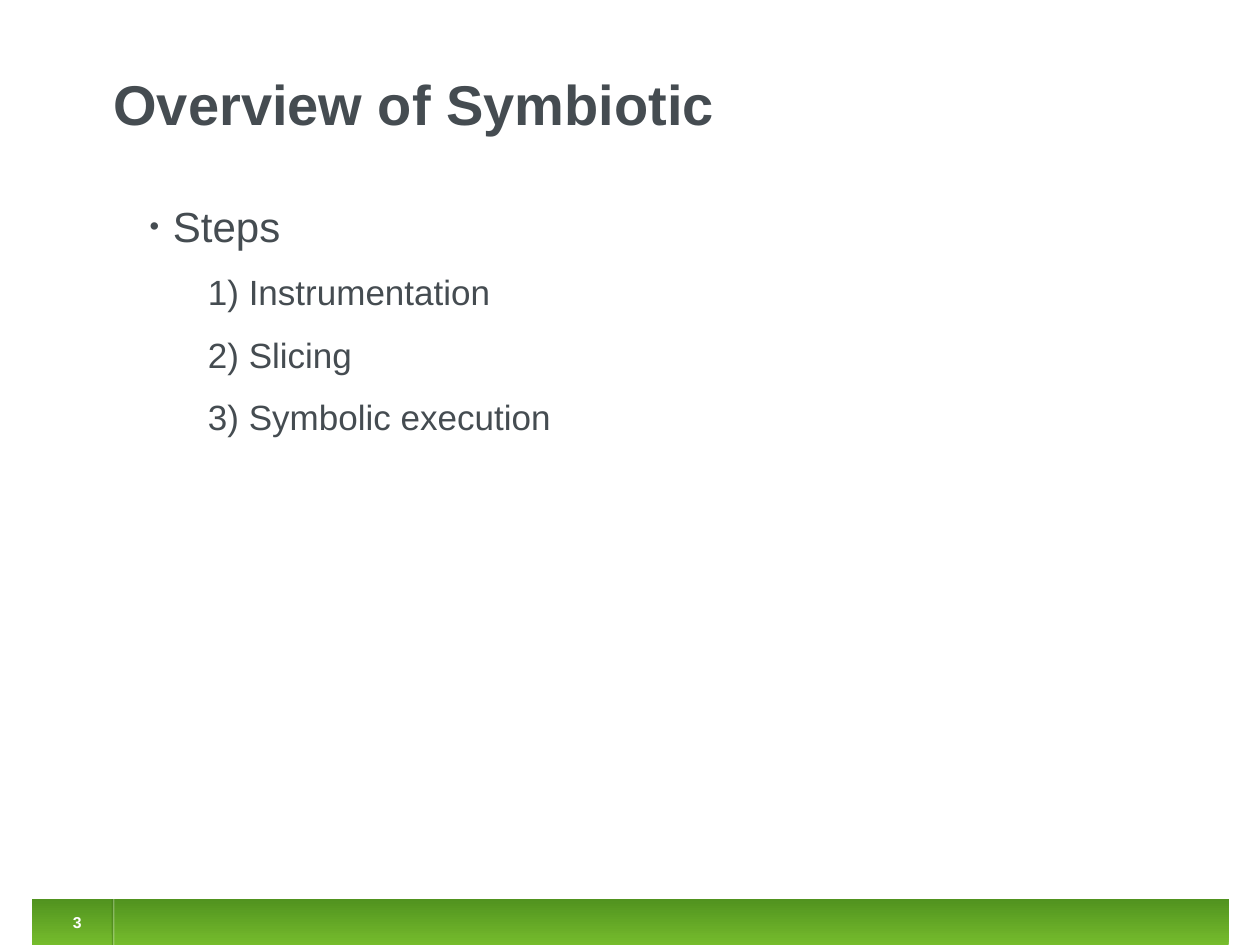
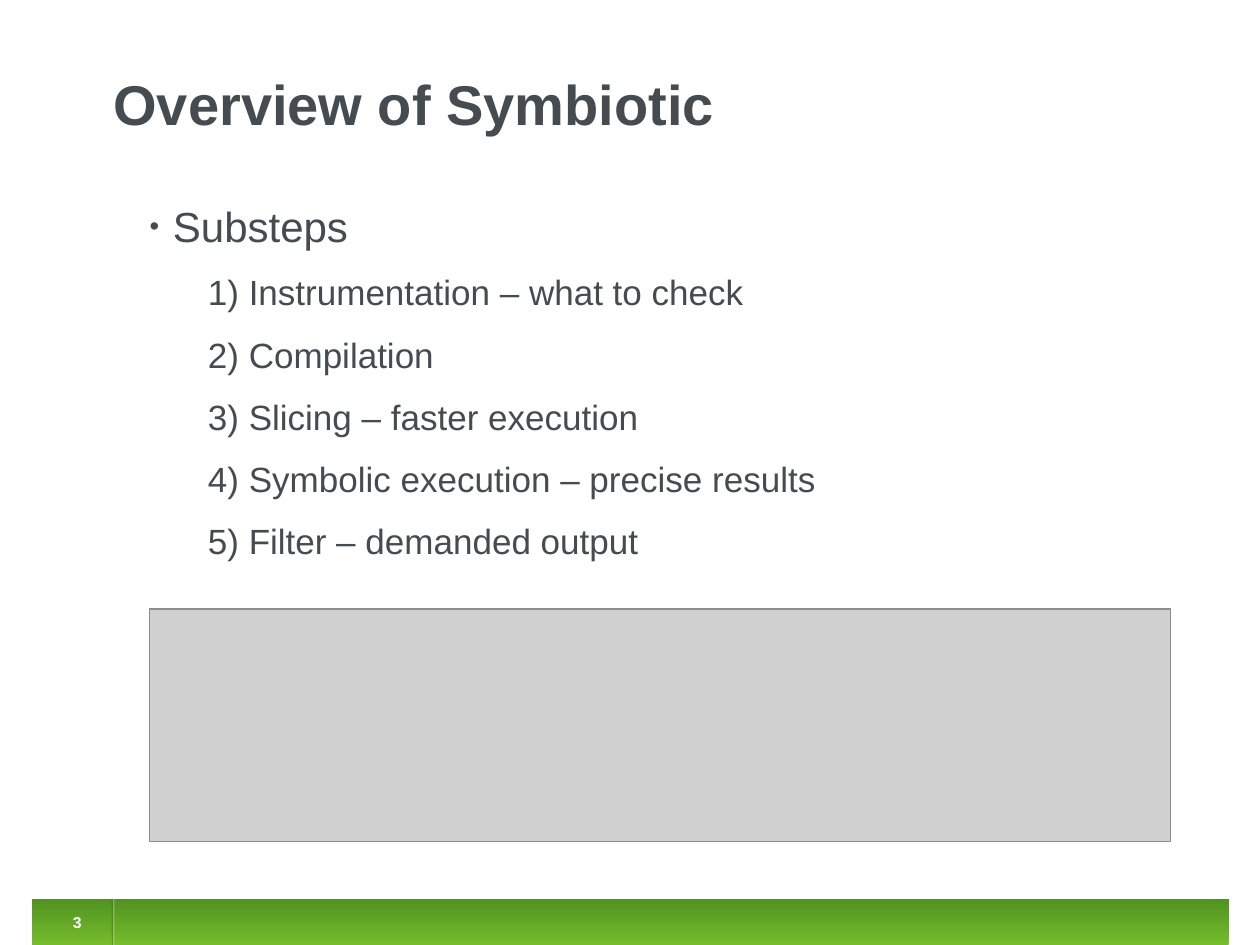
Before and after one commit to jirislaby/writings, a slide deck: slide 3 of presentations/tacas2013.odp. Drawn at 1260x945 pixels with LibreOffice and Linux fonts; fonts in the diff are those of the drawing; grey boxes stand for pictures. Boxes give left, top, right and bottom in pixels: in the first picture for what was removed or moved away, otherwise in the second. Text is boxed around its words. In the diff, an @@ line names an element or a change of style, - is before the commit and + after.

```diff
--- a/presentations/tacas2013.odp
+++ b/presentations/tacas2013.odp
@@ text at (173, 211, 815, 561): text changed @@
-• Steps
-  1) Instrumentation
-  2) Slicing
-  3) Symbolic execution
+• Substeps
+  1) Instrumentation – what to check
+  2) Compilation
+  3) Slicing – faster execution
+  4) Symbolic execution – precise results
+  5) Filter – demanded output
@@ picture added at (150, 609, 1172, 842) @@
```
Also in this commit, not shown: 4 other slides changed, 3 slides added, 3 slides removed.
